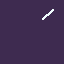
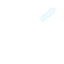
Revision of a layered (64, 64) image; what changed, layer by layer:
hid "Background" over [0, 0, 64, 64]
